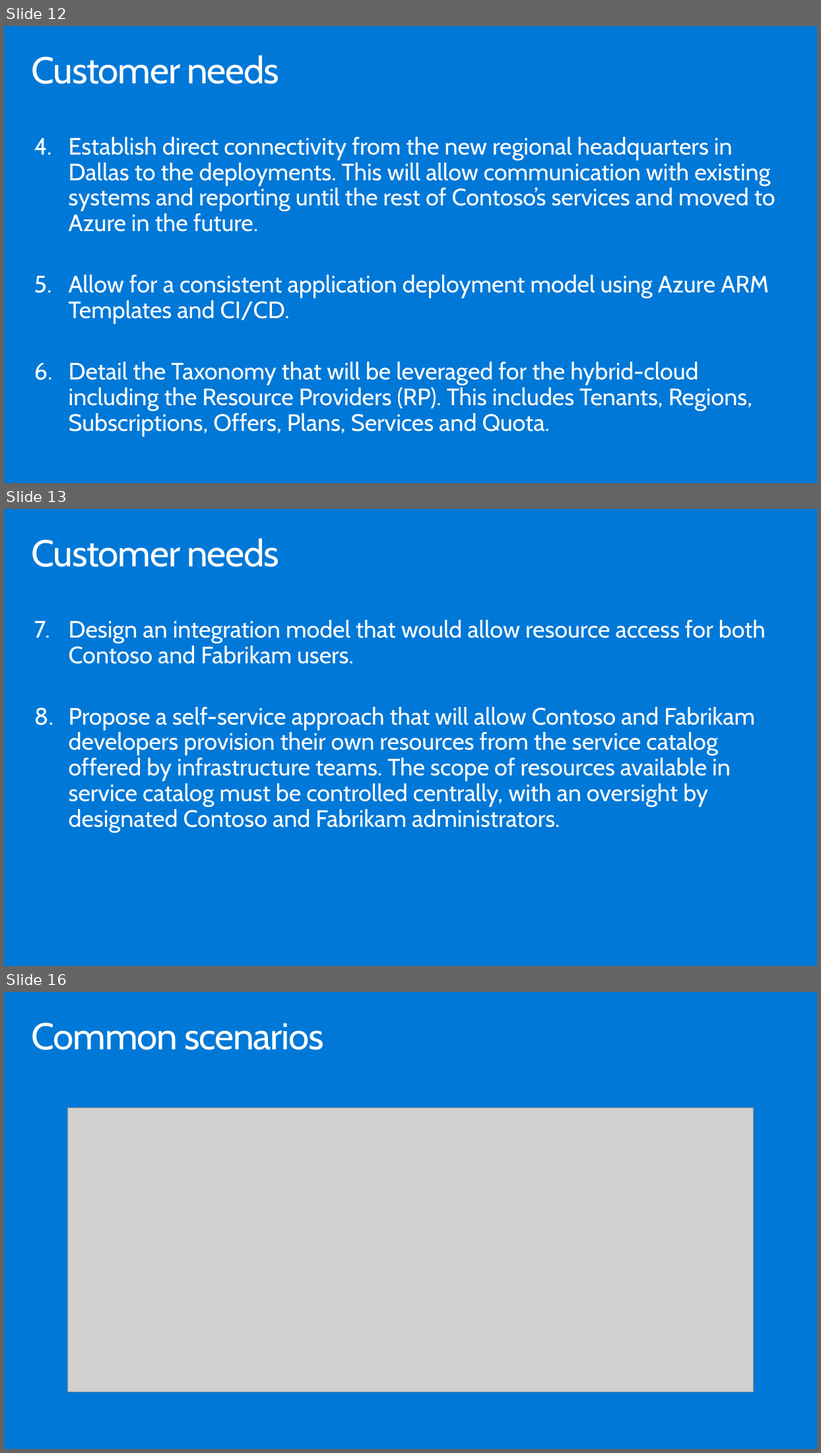
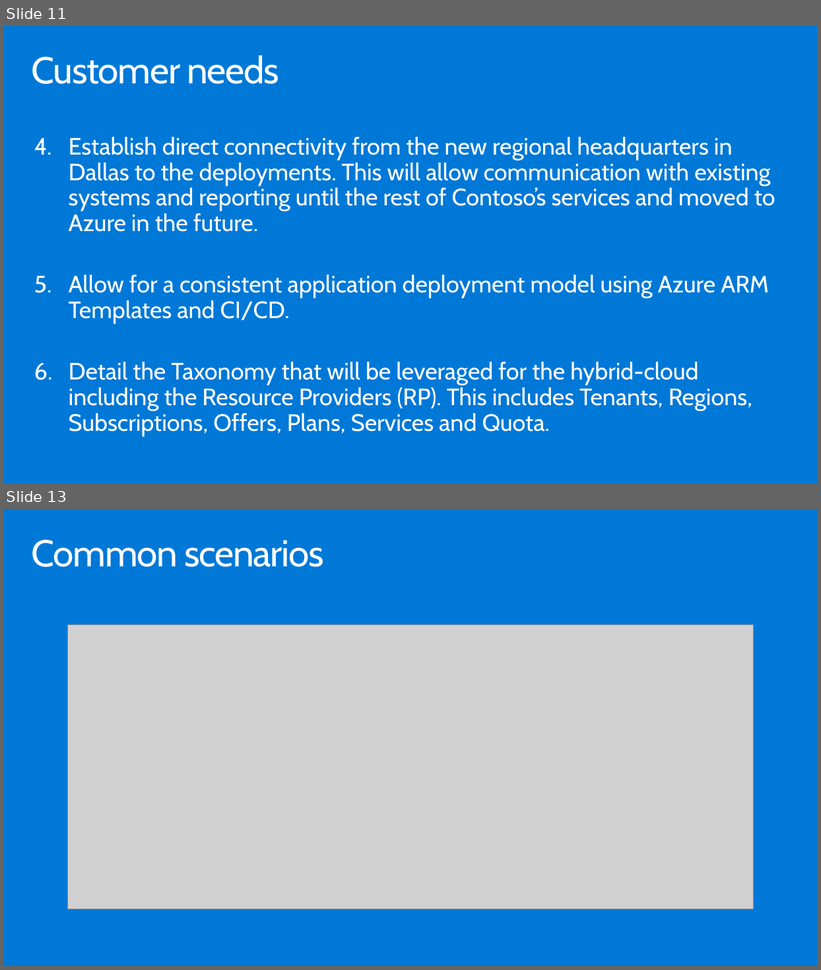
Before and after one commit to Microsoft/MCW-Azure-Stack, a slide deck: Whiteboard design session/WDS trainer presentation - Azure Stack.pptx. Shown one above the other, each under a label of ours: slides 12, 13 and 16 before the commit, slides 11 and 13 after it; the slides between them are not shown. The pictures are 821x1453 and 821x970 pixels, drawn with LibreOffice and Linux fonts; fonts in the diff are those of the drawing; grey boxes stand for pictures. Boxes give left, top, right and bottom in pixels: in the first picture for what was removed or moved away, otherwise in the second. Text is boxed around its words. In the diff, an @@ line names an element or a change of style, - is before the commit and + after.

```diff
--- a/Whiteboard design session/WDS trainer presentation - Azure Stack.pptx
+++ b/Whiteboard design session/WDS trainer presentation - Azure Stack.pptx
@@ slide 13 removed at [4, 509, 817, 966], background #0078D7 @@
@@ title removed at [32, 538, 279, 567] @@
-Customer needs
@@ text removed at [69, 620, 766, 833] @@
-7. Design an integration model that would allow resource access for both Contoso and Fabrikam users.
-8. Propose a self-service approach that will allow Contoso and Fabrikam developers provision their own resources from the service catalog offered by infrastructure teams. The scope of resources available in service catalog must be controlled centrally, with an oversight by designated Contoso and Fabrikam administrators.
@@ what was slide 12 is now slide 11 @@
@@ what was slide 16 is now slide 13 @@
```
Also in this commit, not shown: 6 slides changed, 4 other slides removed, 44 other files.
